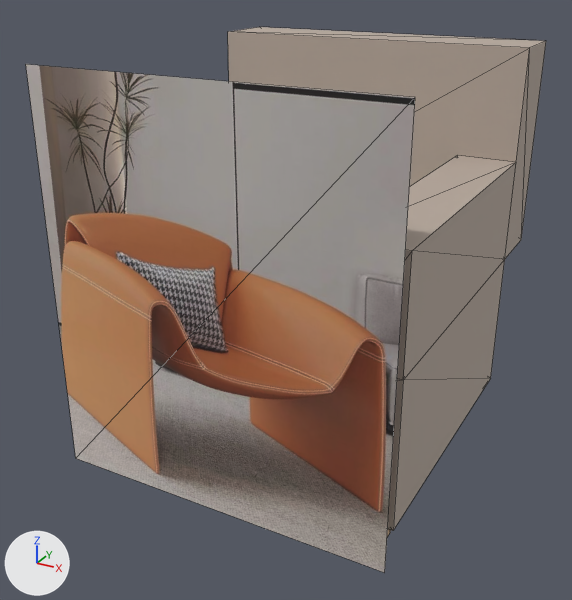
The glTF model storage/picture/mocan-73.glb: old version first, new version second.
Before and after are seen from a 50 mm camera at (0.774, -1.54, 1.066) aimed at (-0.028, -0.082, 0.337). Every picture has the same lights, and +X, +Y and +Z are marked at lower left. The picture after the commit comes second. Mesh edges are drawn as thin lines. Vertices at exactly the same position are counted once.

In view in the first picture: 'furniture'.
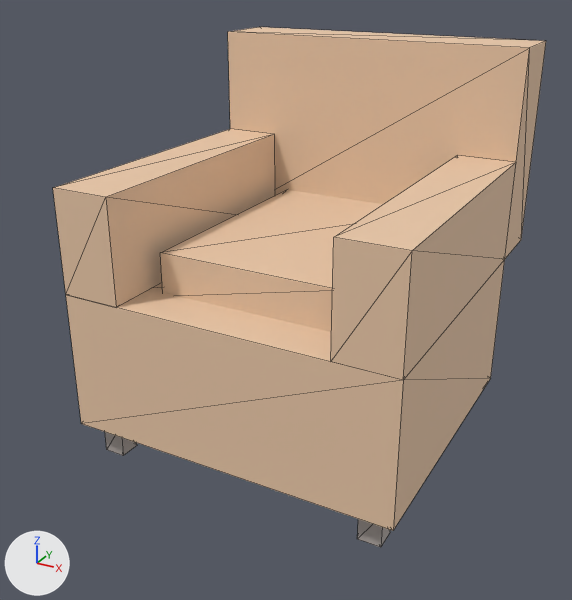
Changed parts and their boxes (x1, y1, x2, y2) in the pictures (572 x 600 px):
'furniture', recoloured, reshaped (grey to beige): before (26, 27, 546, 573); after (53, 27, 546, 547)
part 1 of me_mesh_0, deleted: before (26, 64, 415, 573)

The change in detail:
Material 'fabric' (mat_fabric) changes colour from grey #b8aa9e to beige #ecc9a9; in linear values from (0.48, 0.4, 0.34) to (0.835, 0.584, 0.396).
me_mesh_0 is used by ob_furniture; location (0.0, 0.0, 0.0).
me_mesh_0 had 70 vertices, 110 faces and spanned x -0.38..0.38, y -0.44..0.41, z 0.0..0.88.
me_mesh_0 now has 66 vertices, 108 faces and spans x -0.38..0.38, y -0.41..0.41, z 0.0..0.88.
me_mesh_0 part 1: the loose piece of 4 vertices spanning x -0.38..0.38, y -0.44, z 0.004..0.876 is deleted.
me_mesh_0 no longer uses material mat_photo (picture img_image_0).
